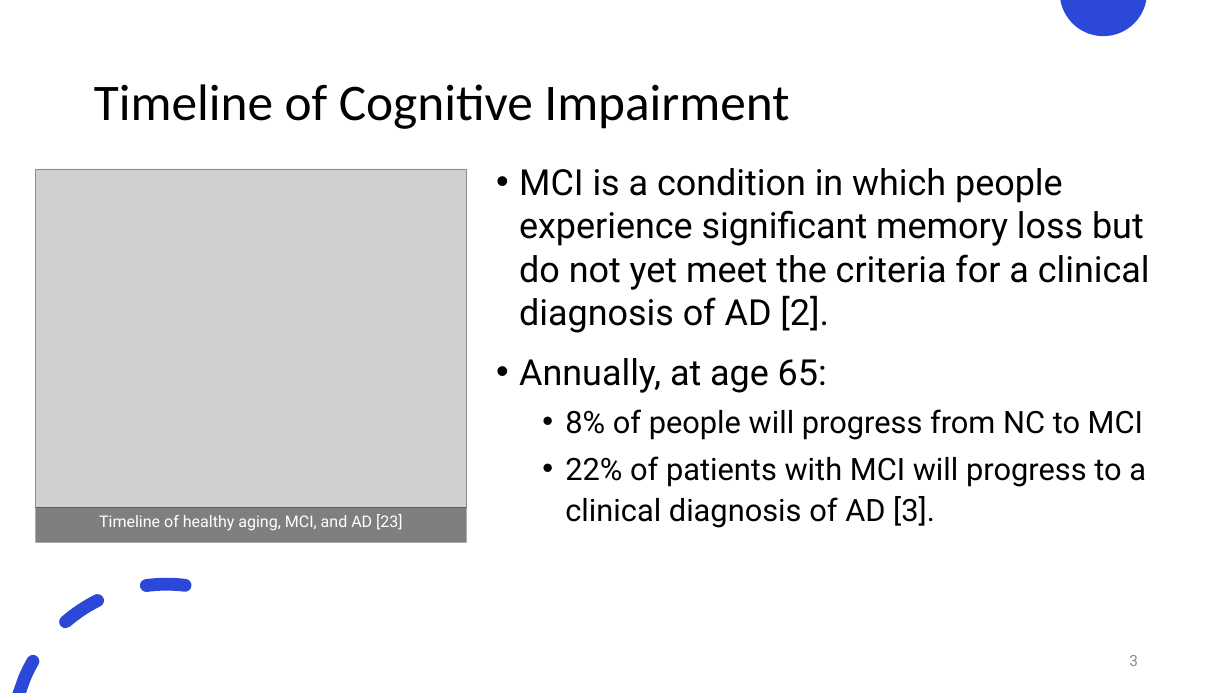
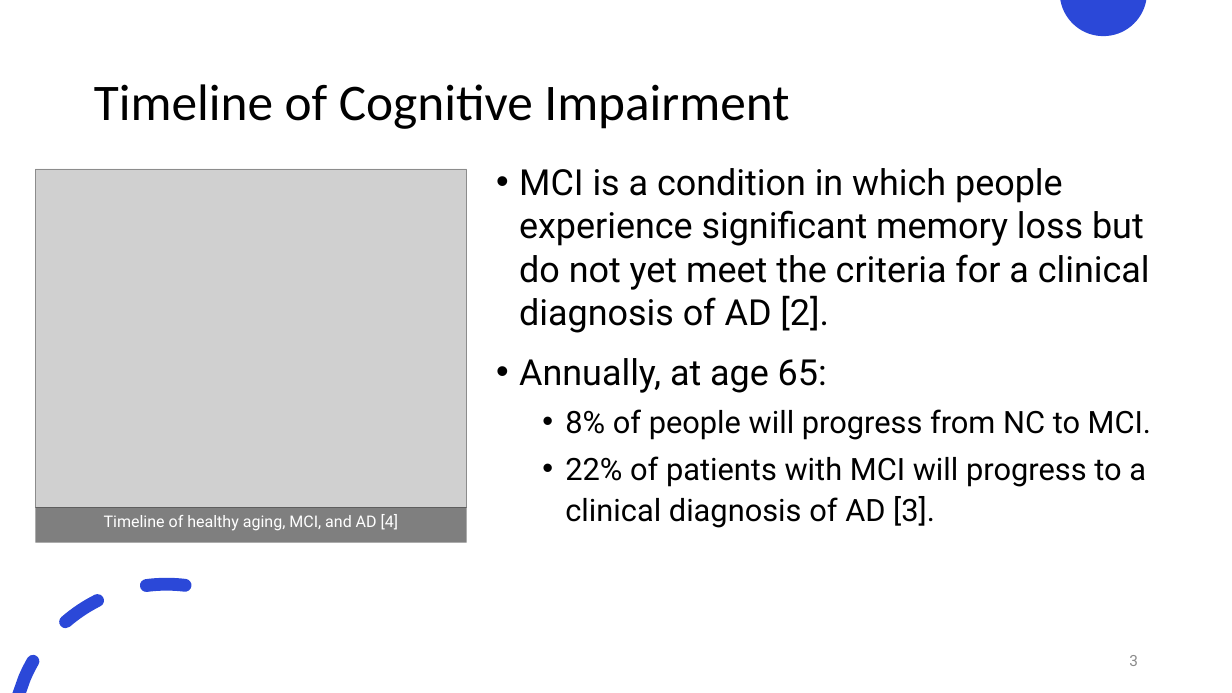
Before and after one commit to justin-bardwell/JB_AD, a slide deck: slide 3 of 21961992_Seminar.pptx. Drawn at 1232x693 pixels with LibreOffice and Linux fonts; fonts in the diff are those of the drawing; grey boxes stand for pictures. Boxes give left, top, right and bottom in pixels: in the first picture for what was removed or moved away, otherwise in the second. Text is boxed around its words. In the diff, an @@ line names an element or a change of style, - is before the commit and + after.

```diff
--- a/21961992_Seminar.pptx
+++ b/21961992_Seminar.pptx
@@ text at [565, 409, 1151, 440]: text changed @@
-  • 8% of people will progress from NC to MCI
+  • 8% of people will progress from NC to MCI.
@@ text in rectangle at [104, 514, 398, 531]: text changed @@
-Timeline of healthy aging, MCI, and AD [23]
+Timeline of healthy aging, MCI, and AD [4]
```
Also in this commit, not shown: 11 other slides changed, 36 other files.
